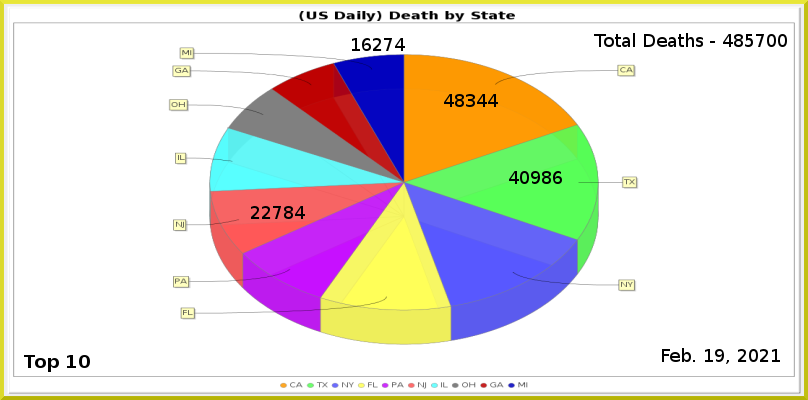
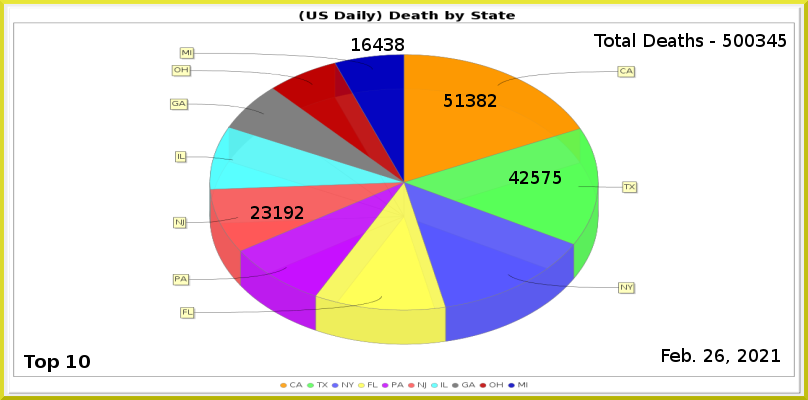
Revision of a layered (808, 400) image; what changed, layer by layer:
painted on "Least" over left=373, top=38, right=405, bottom=51
painted on "6" over left=262, top=206, right=305, bottom=219
painted on "2" over left=520, top=171, right=562, bottom=184
painted on "1" over left=444, top=94, right=498, bottom=107
renamed "Total Deaths - 485700" to "Total Deaths - 500345", painted on it over left=723, top=34, right=787, bottom=47
painted on "Current Date" over left=704, top=349, right=724, bottom=362
painted on "Death_by_State.png" over left=168, top=47, right=639, bottom=388
